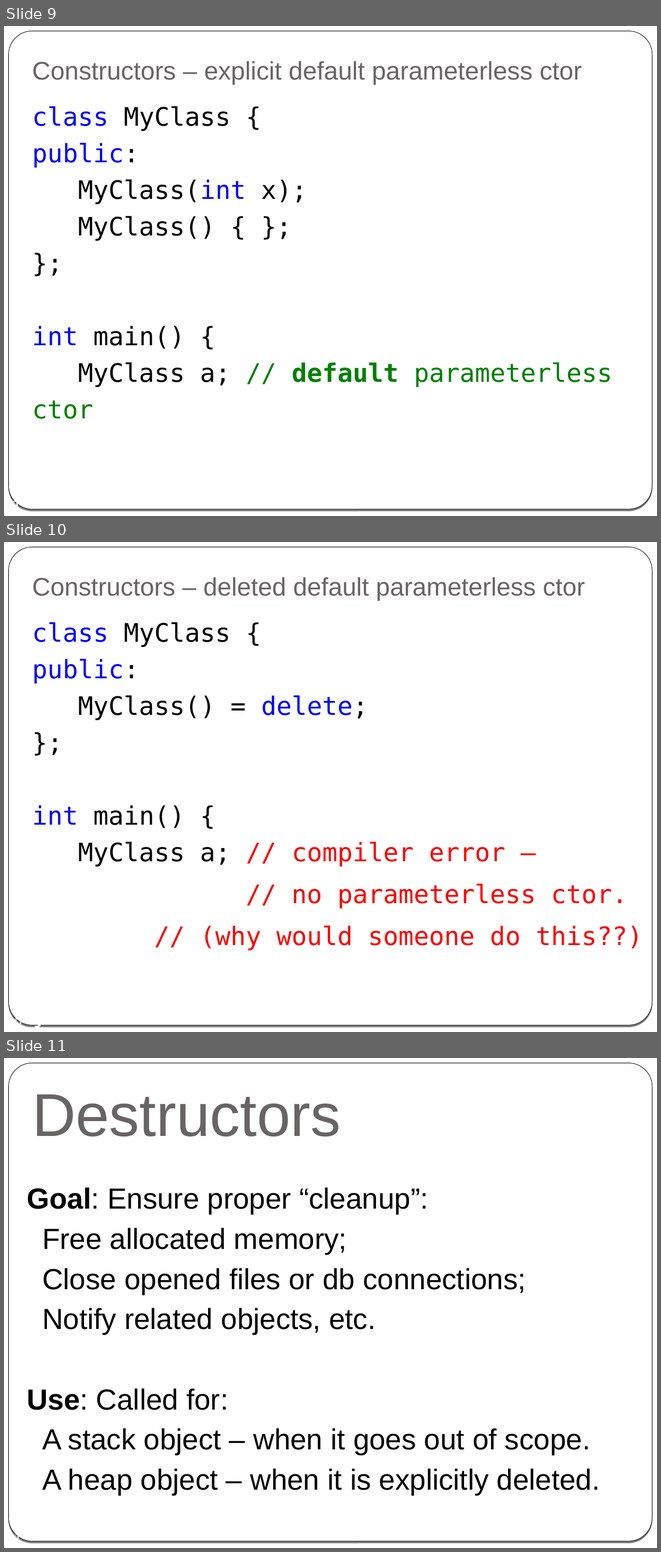
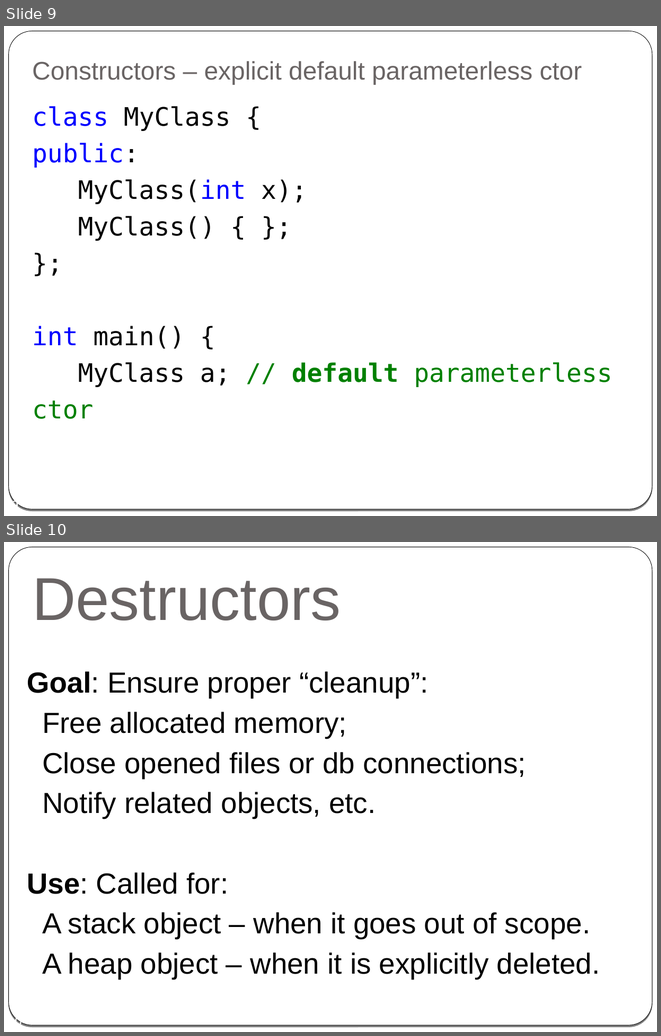
Before and after one commit to cpp-at-ariel/cpp-5781, a slide deck: 02-classes-constructors-destructors/slides-2-new-delete.odp. Shown one above the other, each under a label of ours: slides 9, 10 and 11 before the commit, slides 9 and 10 after it. The pictures are 661x1552 and 661x1036 pixels, drawn with LibreOffice and Linux fonts; fonts in the diff are those of the drawing. Boxes give left, top, right and bottom in pixels: in the first picture for what was removed or moved away, otherwise in the second. Text is boxed around its words. In the diff, an @@ line names an element or a change of style, - is before the commit and + after.

```diff
--- a/02-classes-constructors-destructors/slides-2-new-delete.odp
+++ b/02-classes-constructors-destructors/slides-2-new-delete.odp
@@ slide 10 removed at [4,542,657,1032], background gradient #000000 to #FFFFFF; not listed: 2 template elements that a slide beside it also shows @@
@@ title removed at [32,577,585,600] @@
-Constructors – deleted default parameterless ctor
@@ text removed at [32,622,643,950] @@
-class MyClass {
-public:
-MyClass() = delete;
-};
-int main() {
-MyClass a; // compiler error –
-// no parameterless ctor.
-// (why would someone do this??)
-}
@@ page number removed at [8,1015,22,1025] @@
-10
@@ what was slide 11 is now slide 10 @@
@@ page number at [8,1015,22,1025]: text changed @@
-11
+10
```
Also in this commit, not shown: 3 other slides removed, 20 other files.
